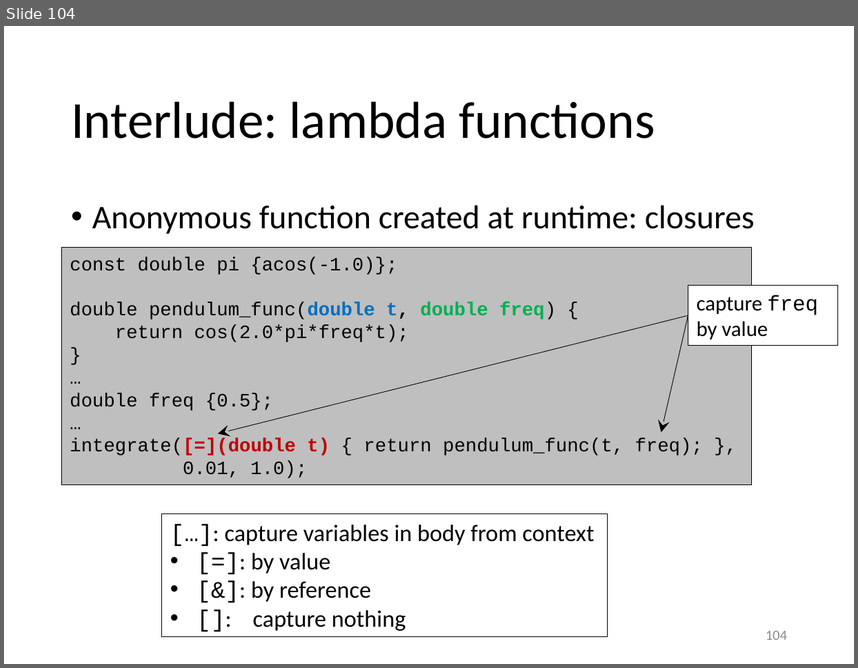
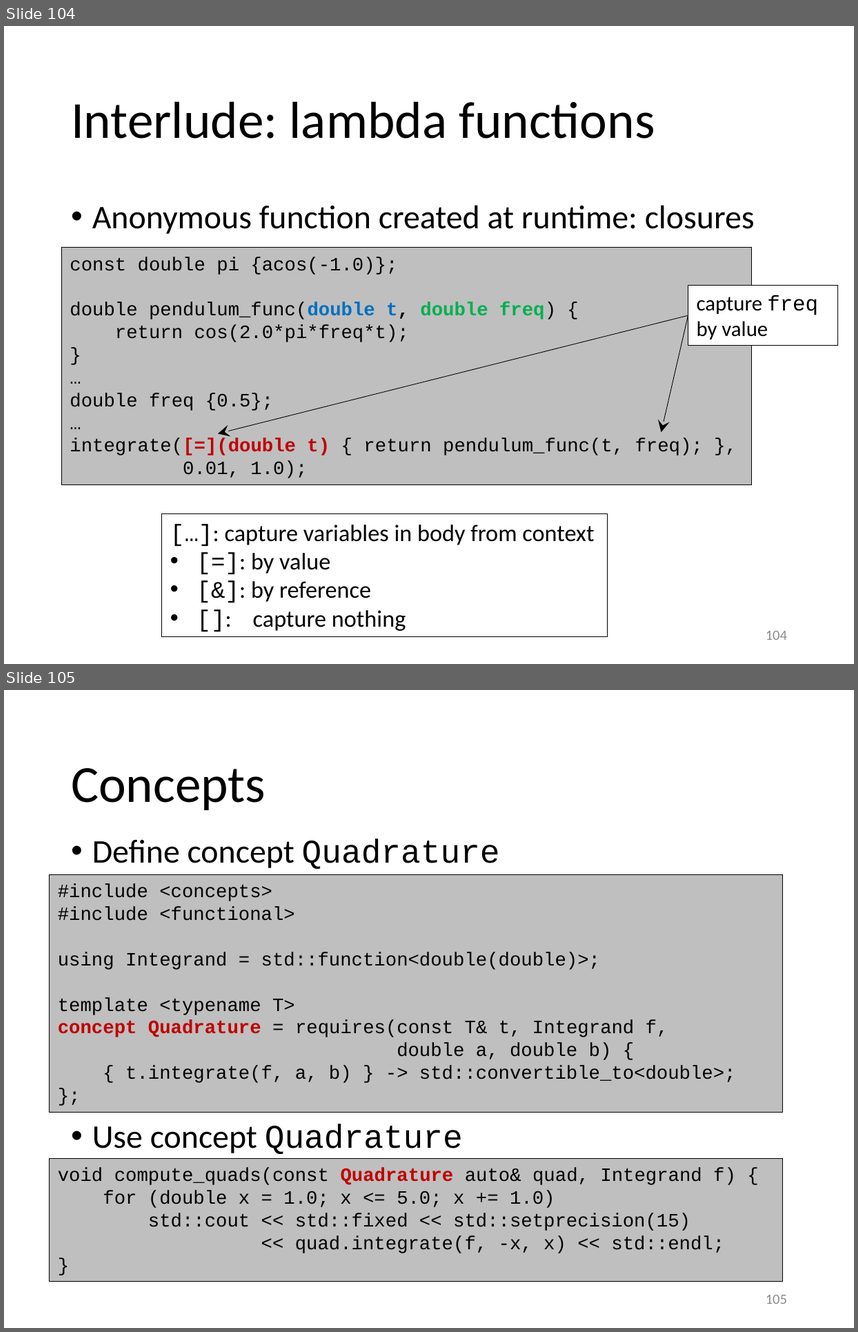
Before and after one commit to gjbex/Scientific-C-plus-plus, a slide deck: scientific_cpp.pptx. Shown one above the other, each under a label of ours: slide 104 before the commit, slides 104 and 105 after it. The pictures are 858x668 and 858x1332 pixels, drawn with LibreOffice and Linux fonts; fonts in the diff are those of the drawing. Boxes give left, top, right and bottom in pixels: in the first picture for what was removed or moved away, otherwise in the second. Text is boxed around its words. In the diff, an @@ line names an element or a change of style, - is before the commit and + after.

Commit message:
Add slide on concepts

```diff
--- a/scientific_cpp.pptx
+++ b/scientific_cpp.pptx
@@ slide 105 added at <box>4,690,854,1328</box>, background #FFFFFF @@
@@ title added at <box>71,768,266,810</box>, 44 pt, text #000000 @@
+Concepts
@@ text added at <box>92,838,500,1154</box>, 28 pt, text #000000 @@
+• Define concept Quadrature
+• Use concept Quadrature
@@ rectangle added at <box>49,874,783,1112</box>, fill #BFBFBF, outline #000000 0.75 pt, 16 pt, text #000000 @@
+#include <concepts>
+#include <functional>
+using Integrand = std::function<double(double)>;
+template <typename T>
+concept Quadrature = requires(const T& t, Integrand f,
+double a, double b) {
+{ t.integrate(f, a, b) } -> std::convertible_to<double>;
+};
@@ rectangle added at <box>49,1158,783,1281</box>, fill #BFBFBF, outline #000000 0.75 pt, 16 pt, text #000000 @@
+void compute_quads(const Quadrature auto& quad, Integrand f) {
+for (double x = 1.0; x <= 5.0; x += 1.0)
+std::cout << std::fixed << std::setprecision(15)
+<< quad.integrate(f, -x, x) << std::endl;
+}
@@ page number added at <box>766,1294,787,1303</box>, 12 pt, text #8C8C8C @@
+105
```
Also in this commit, not shown: 2 slides changed.
